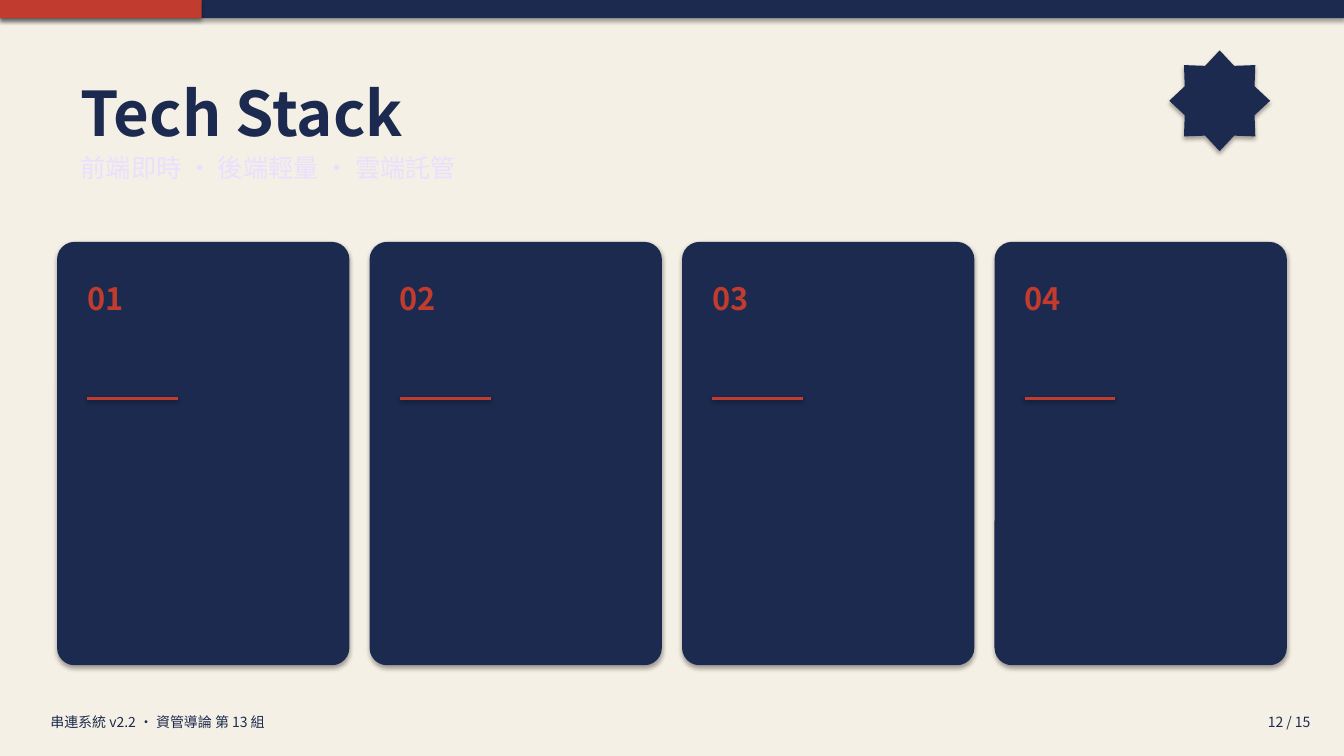
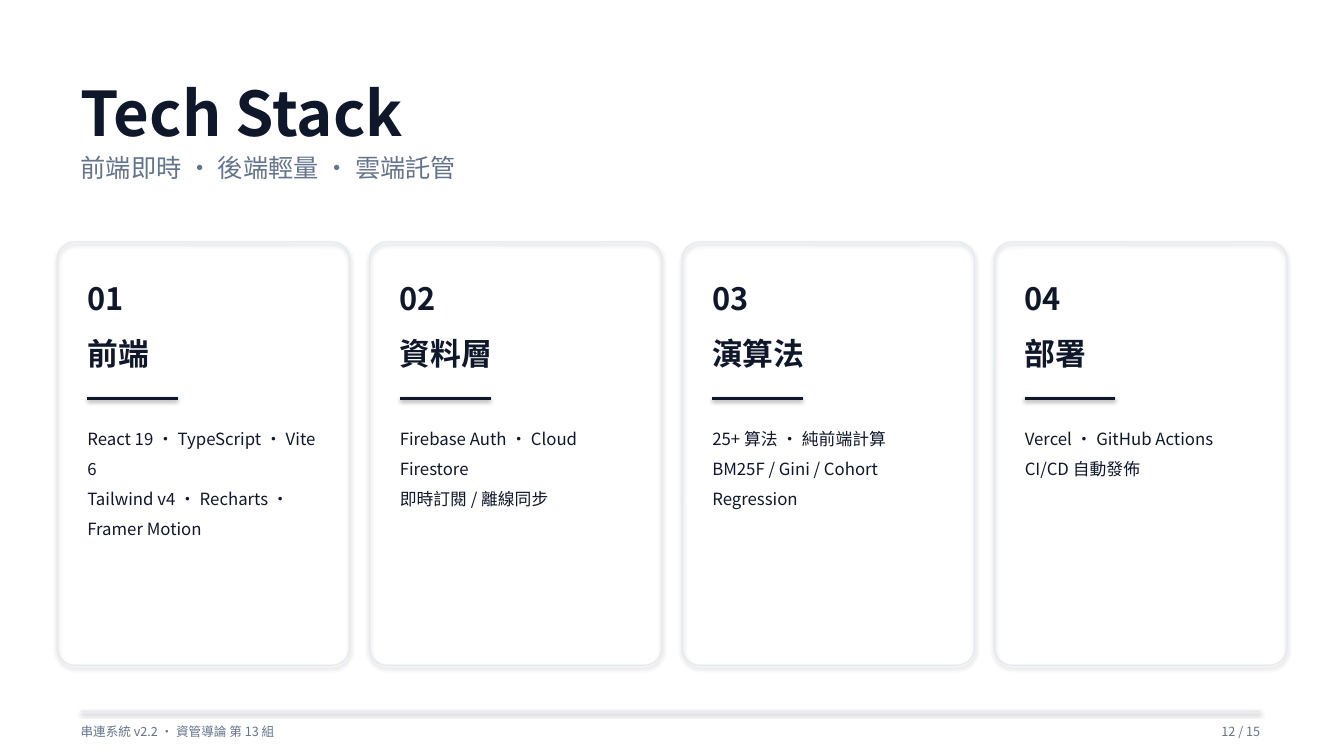
Before and after one commit to Peter2594/chuanlien-system-v2, a slide deck: slide 12 of docs/串連系統_簡報.pptx. Drawn at 1344x756 pixels with LibreOffice and Linux fonts; fonts in the diff are those of the drawing. Boxes give left, top, right and bottom in pixels: in the first picture for what was removed or moved away, otherwise in the second. Text is boxed around its words. In the diff, an @@ line names an element or a change of style, - is before the commit and + after.

```diff
--- a/docs/串連系統_簡報.pptx
+++ b/docs/串連系統_簡報.pptx
@@ rectangle at (x1=0, y1=0, x2=1344, y2=756): fill #F5F0E5 to #FFFFFF @@
@@ rectangle removed at (x1=0, y1=0, x2=202, y2=18) @@
@@ star removed at (x1=1170, y1=50, x2=1270, y2=151) @@
@@ text "Tech Stack" at (x1=81, y1=87, x2=403, y2=137): text colour #1B2A4E to #0F172A @@
@@ text added at (x1=81, y1=156, x2=456, y2=179), 18 pt, text #64748B @@
+前端即時 · 後端輕量 · 雲端託管
@@ fill #1B2A4E to none; outline none to #E2E8F0 0.75 pt in 4 elements at (x1=57, y1=242, x2=350, y2=665), (x1=370, y1=242, x2=662, y2=665), (x1=683, y1=242, x2=975, y2=665), (x1=995, y1=242, x2=1288, y2=665) @@
@@ text colour #C13C2E to #0F172A in 4 elements at (x1=87, y1=286, x2=123, y2=311), (x1=400, y1=286, x2=436, y2=311), (x1=712, y1=286, x2=748, y2=311), (x1=1025, y1=286, x2=1061, y2=311) @@
@@ text added at (x1=87, y1=339, x2=149, y2=368), 22 pt, text #0F172A, bold @@
+前端
@@ text added at (x1=400, y1=338, x2=492, y2=368), 22 pt, text #0F172A, bold @@
+資料層
@@ text added at (x1=712, y1=338, x2=804, y2=368), 22 pt, text #0F172A, bold @@
+演算法
@@ text added at (x1=1025, y1=339, x2=1087, y2=368), 22 pt, text #0F172A, bold @@
+部署
@@ line (88, 398) - (178, 398): stroke #C13C2E 2 pt to #0F172A 2 pt @@
@@ line (400, 398) - (491, 398): stroke #C13C2E 2 pt to #0F172A 2 pt @@
@@ line (713, 398) - (804, 398): stroke #C13C2E 2 pt to #0F172A 2 pt @@
@@ line (1025, 398) - (1116, 398): stroke #C13C2E 2 pt to #0F172A 2 pt @@
@@ text added at (x1=87, y1=432, x2=316, y2=536), 12 pt, text #0F172A @@
+React 19 · TypeScript · Vite 6
+Tailwind v4 · Recharts · Framer Motion
@@ text added at (x1=400, y1=431, x2=577, y2=507), 12 pt, text #0F172A @@
+Firebase Auth · Cloud Firestore
+即時訂閱 / 離線同步
@@ text added at (x1=712, y1=431, x2=886, y2=510), 12 pt, text #0F172A @@
+25+ 算法 · 純前端計算
+BM25F / Gini / Cohort Regression
@@ text added at (x1=1025, y1=431, x2=1213, y2=478), 12 pt, text #0F172A @@
+Vercel · GitHub Actions
+CI/CD 自動發佈
@@ rectangle resized from (x1=0, y1=0, x2=1344, y2=18) to (x1=81, y1=711, x2=1260, y2=712) @@
@@ rectangle at (x1=81, y1=711, x2=1260, y2=712): fill #1B2A4E to #E2E8F0 @@
@@ text "串連系統 v2.2 · 資管導論 第 ..." moved from (x1=50, y1=715, x2=265, y2=728) to (x1=81, y1=725, x2=275, y2=737) @@
@@ text "串連系統 v2.2 · 資管導論 第 ..." at (x1=81, y1=725, x2=275, y2=737): size 10 to 9 pt, text colour #1B2A4E to #64748B @@
@@ text "12 / 15" at (x1=1221, y1=726, x2=1260, y2=736): size 10 to 9 pt, text colour #1B2A4E to #64748B @@
@@ text "12 / 15" moved from (x1=1268, y1=716, x2=1311, y2=727) to (x1=1221, y1=726, x2=1260, y2=736) @@
```
Also in this commit, not shown: 14 other slides changed, 1 other file.
